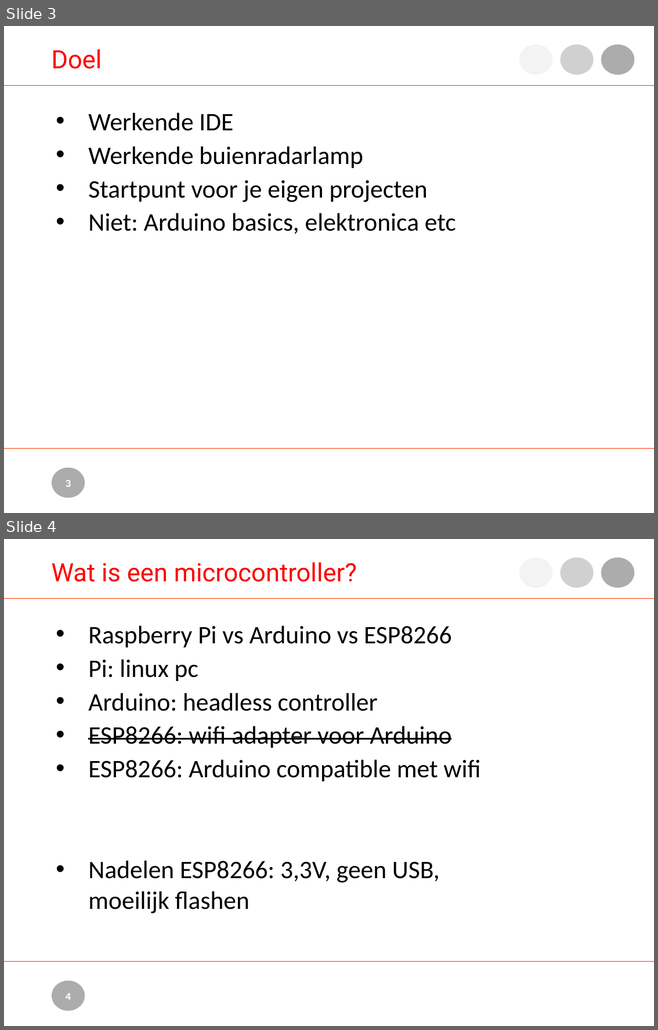
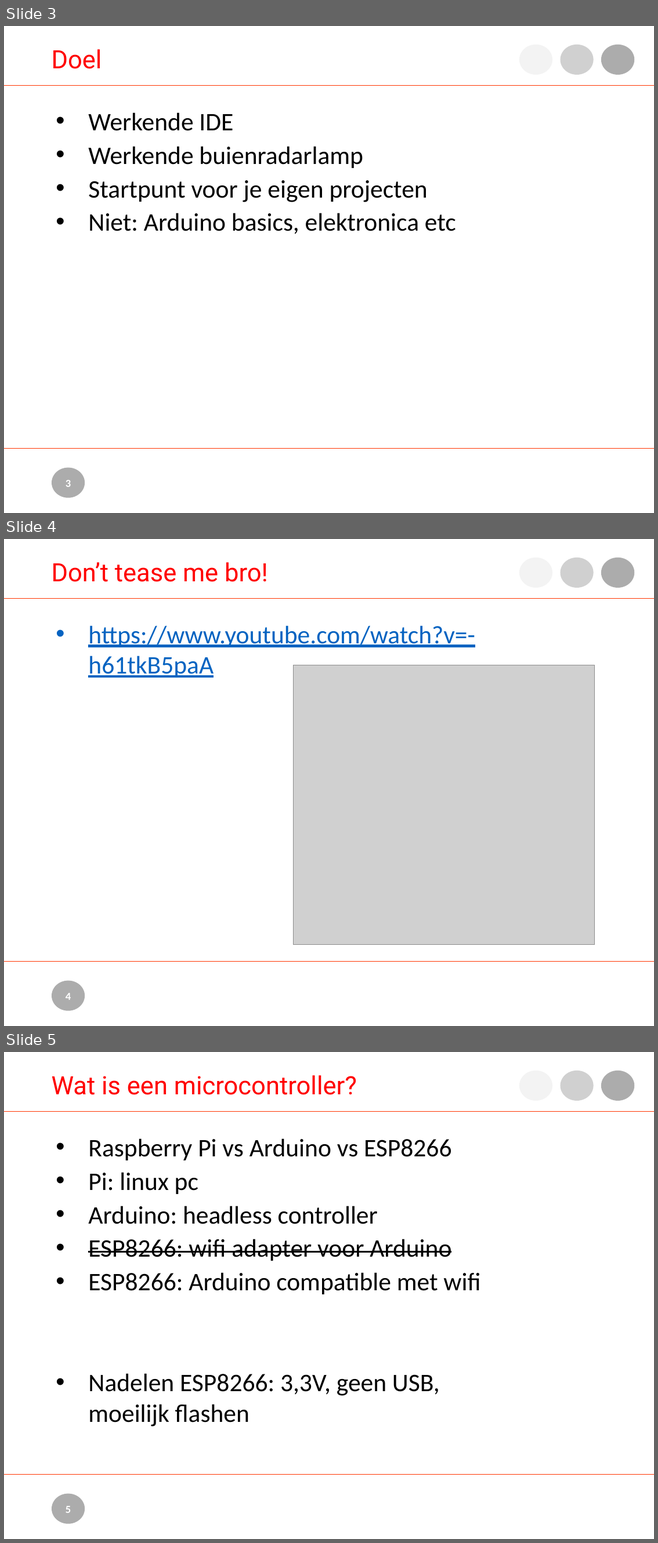
Before and after one commit to nielsmaneschijn/lotlr, a slide deck: doc/IOT for Dummies.pptx. Shown one above the other, each under a label of ours: slides 3 and 4 before the commit, slides 3, 4 and 5 after it. The pictures are 658x1030 and 658x1543 pixels, drawn with LibreOffice and Linux fonts; fonts in the diff are those of the drawing; grey boxes stand for pictures; background and template pictures are left out. Boxes give left, top, right and bottom in pixels: in the first picture for what was removed or moved away, otherwise in the second. Text is boxed around its words. In the diff, an @@ line names an element or a change of style, - is before the commit and + after.

```diff
--- a/doc/IOT for Dummies.pptx
+++ b/doc/IOT for Dummies.pptx
@@ slide 4 added at (x1=4, y1=539, x2=654, y2=1026), background #FFFFFF; not listed: 7 template elements that a slide beside it also shows @@
@@ text added at (x1=52, y1=562, x2=268, y2=582), 28 pt, text #FF0000 @@
+Don’t tease me bro!
@@ text added at (x1=88, y1=625, x2=474, y2=678), 28 pt, text #0563C1, underline @@
+• https://www.youtube.com/watch?v=-h61tkB5paA
@@ picture added at (x1=293, y1=665, x2=594, y2=944) @@
@@ what was slide 4 is now slide 5 @@
@@ page number at (x1=65, y1=1506, x2=71, y2=1513): text changed @@
-4
+5
```
Also in this commit, not shown: 5 slides changed, 4 other files.
